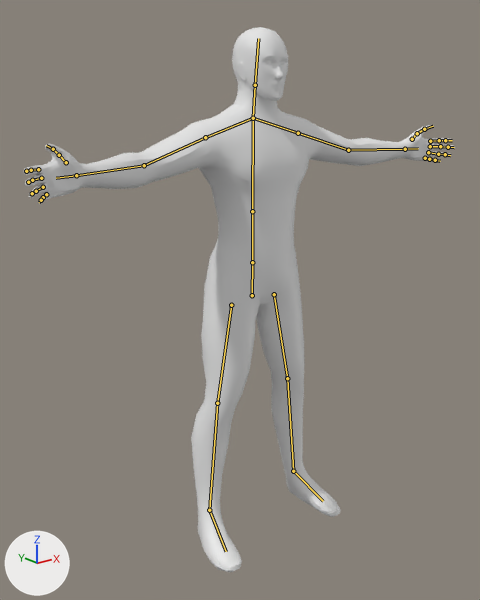
One commit to the Blender file scenes/pawn/player/KincheePlayer.blend: the scene before it, then after it.
Camera for both pictures: a camera (50 mm lens) standing at (-8.85, -10.41, 9.71) and looking at (-0.47, 0.07, 5.51). Lighting does not change. The marker at lower left points along +X, +Y and +Z. The first picture is the older version. The bones that bend it are drawn over the model as lines.

Names of what the first picture shows: 'Retop'.
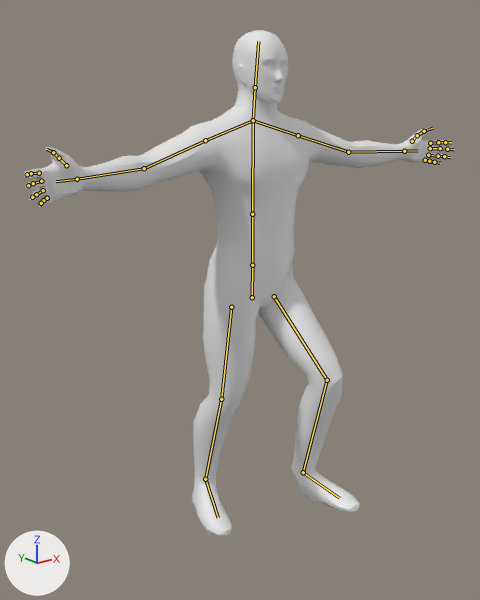
The newer file adds an action. The first version stands in its rest pose; the second is drawn at frame 0 of the action 'walk'.

Changed parts and their boxes [x1, y1, x2, y2] in the pictures (480 x 600 px):
'Retop', posed (7% shorter)
    before: [24, 27, 455, 572]
    after: [24, 30, 455, 537]
bone 'Hip', root to tip
    before: (252, 295) to (252, 262)
    after: (252, 297) to (252, 265)
bone 'UpperLeg.L', root to tip
    before: (274, 294) to (287, 378)
    after: (274, 296) to (327, 380)
bone 'LowerLeg.L', root to tip
    before: (287, 378) to (293, 471)
    after: (327, 380) to (303, 472)
bone 'Foot.L', root to tip
    before: (293, 471) to (323, 501)
    after: (303, 472) to (339, 498)
bone 'UpperLeg.R', root to tip
    before: (231, 305) to (217, 403)
    after: (231, 307) to (221, 399)
bone 'LowerLeg.R', root to tip
    before: (217, 403) to (209, 510)
    after: (221, 399) to (205, 479)
bone 'Foot.R', root to tip
    before: (209, 510) to (226, 551)
    after: (205, 479) to (218, 517)

What the commit changed:
Bone 'Hip' (bone_hip) moves from (0.0, 0.0, 0.0) to (0.0, -0.05, 0.0).
Bone 'UpperLeg.L' (bone_upperleg_l) turns from (0, 0, 0) to (4, -8, 44) degrees about its own x, y and z.
Bone 'LowerLeg.L' (bone_lowerleg_l) turns from (0, 0, 0) to (1, -1, -58) degrees about its own x, y and z.
Bone 'Foot.L' (bone_foot_l) turns from (0, 0, 0) to (-5, 8, 26) degrees about its own x, y and z.
Bone 'UpperLeg.R' (bone_upperleg_r) turns from (0, 0, 0) to (8, -1, 6) degrees about its own x, y and z.
Bone 'LowerLeg.R' (bone_lowerleg_r) turns from (0, 0, 0) to (0, 0, 12) degrees about its own x, y and z.
Bone 'Foot.R' (bone_foot_r) turns from (0, 0, 0) to (-5, -9, -16) degrees about its own x, y and z.
